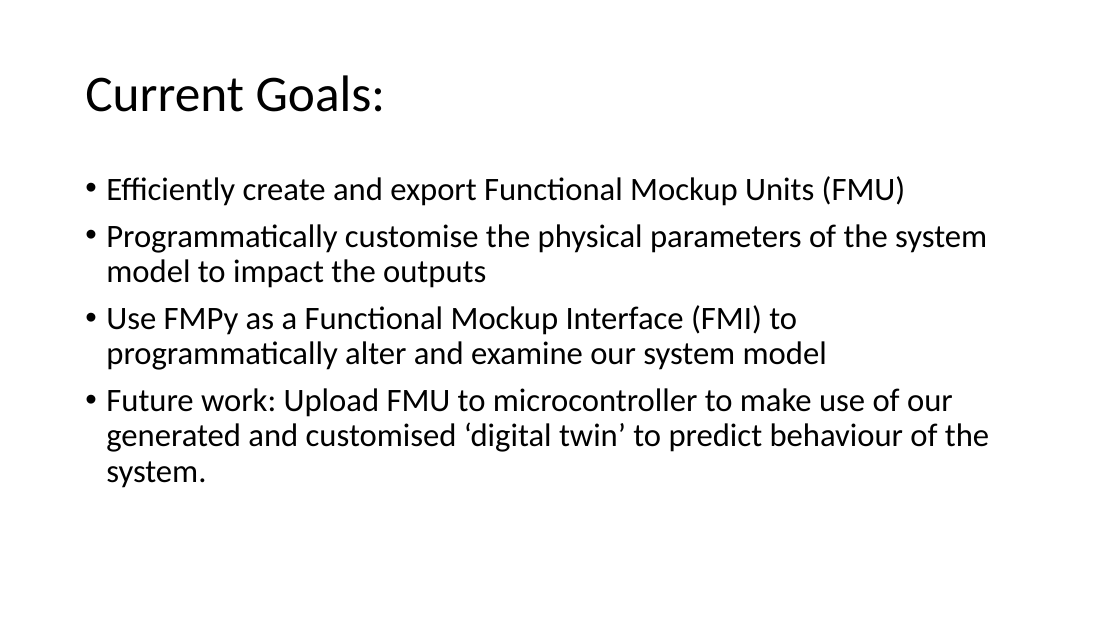
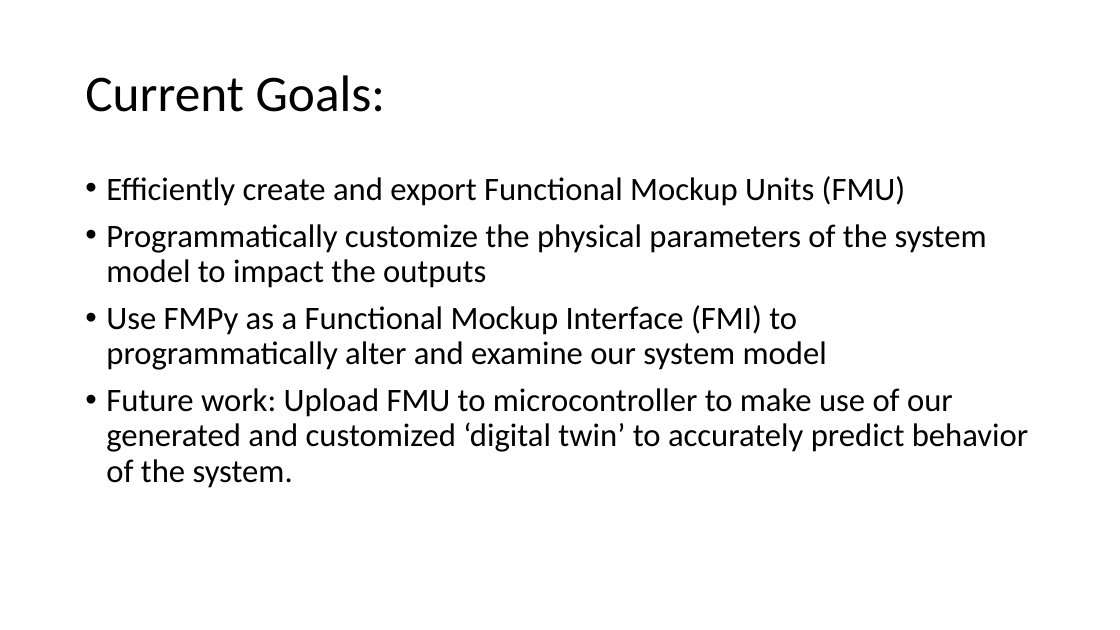
Before and after one commit to kaiGithub-ctrl/fmu-investigation, a slide deck: slide 2 of docs/research-presentation-12-01-23.pptx. Drawn at 1120x630 pixels with LibreOffice and Linux fonts; fonts in the diff are those of the drawing. Boxes give left, top, right and bottom in pixels: in the first picture for what was removed or moved away, otherwise in the second. Text is boxed around its words. In the diff, an @@ line names an element or a change of style, - is before the commit and + after.

Commit message:
varies physical parameters w/ time

```diff
--- a/docs/research-presentation-12-01-23.pptx
+++ b/docs/research-presentation-12-01-23.pptx
@@ text at box(106, 224, 987, 288): text changed @@
-• Programmatically customise the physical parameters of the system model to impact the outputs
+• Programmatically customize the physical parameters of the system model to impact the outputs
@@ text at box(106, 388, 1028, 488): text changed @@
-• Future work: Upload FMU to microcontroller to make use of our generated and customised ‘digital twin’ to predict behaviour of the system.
+• Future work: Upload FMU to microcontroller to make use of our generated and customized ‘digital twin’ to accurately predict behavior of the system.
```
Also in this commit, not shown: 3 other slides changed, 10 slides added, 9 other files.
